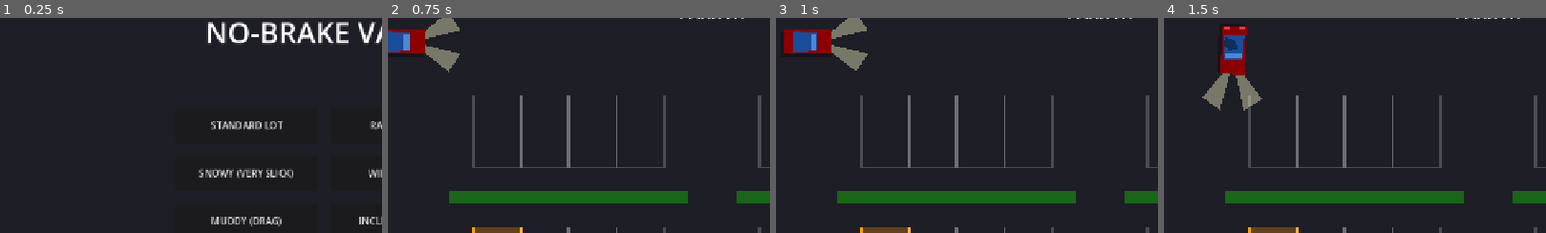
Above: before the commit, frames 1-4 (left to right).
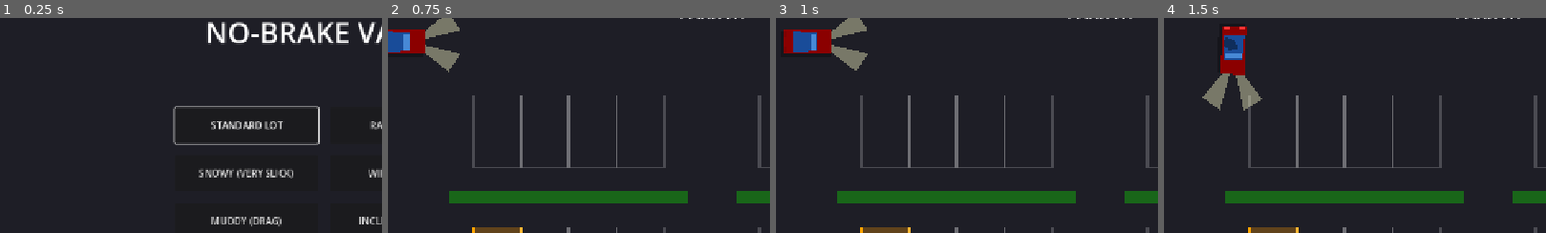
Above: after the commit, the same moments.

Repository: Craig653/Car2
Game: Godot game, scene res://scenes/menu.tscn
Same seed, same stepped clock (60 frames per second), same inputs: the game is played once before the commit and once after it.
Inputs:
- Up to frame 1 (0.25 s): no input
- Up to frame 2 (0.75 s): click "STANDARD LOT" at 0.5 s
- Up to frame 3 (1 s): no input
- Up to frame 4 (1.5 s): tap Enter (ui_accept) at 1.25 s; hold D (steer_right) from 1.28 s (still down); hold Shift (drift) from 1.28 s (still down)
The pictures show only the part of the screen within x 8-58%, y 8-58%; the shares and areas given below are measured in that part.

The runs differ from the first frame. In frame 1, 0.5% of the frame differs, in the area x 45-84%, y 40-60%; in frame 2, nothing differs; in frame 3, nothing differs; in frame 4, nothing differs.

Commit message:
adding controller support

Diff:
--- a/project.godot
+++ b/project.godot
@@ -65,6 +65,13 @@
 "deadzone": 0.5,
 "events": [Object(InputEventKey,"resource_local_to_scene":false,"resource_name":"","device":0,"window_id":0,"alt_presse …(194 unchanged characters)…
 , Object(InputEventJoypadButton,"resource_local_to_scene":false,"resource_name":"","device":-1,"button_index":1,"pressure":0.0,"pressed":false,"script":null)
+, Object(InputEventJoypadMotion,"resource_local_to_scene":false,"resource_name":"","device":-1,"axis":5,"axis_value":1.0,"script":null)
+]
+}
+ui_accept={
+"deadzone": 0.5,
+"events": [Object(InputEventKey,"resource_local_to_scene":false,"resource_name":"","device":0,"window_id":0,"alt_pressed":false,"shift_pressed":false,"ctrl_pressed":false,"meta_pressed":false,"pressed":false,"keycode":0,"physical_keycode":4194309,"key_label":0,"unicode":0,"location":0,"echo":false,"script":null)
+, Object(InputEventJoypadButton,"resource_local_to_scene":false,"resource_name":"","device":-1,"button_index":0,"pressure":0.0,"pressed":false,"script":null)
 ]
 }
 
--- a/scripts/main.gd
+++ b/scripts/main.gd
@@ -70,7 +70,7 @@
 		get_tree().change_scene_to_file("res://scenes/menu.tscn")
 
 	if waiting_for_next:
-		if Input.is_action_just_pressed("interact") or Input.is_action_just_pressed("drift"):
+		if Input.is_action_just_pressed("interact") or Input.is_action_just_pressed("drift") or Input.is_action_just_pressed("ui_accept"):
 			if cars_parked_count >= cars_to_park:
 				if next_level_scene != "":
 					get_tree().change_scene_to_file(next_level_scene)
@@ -157,7 +157,7 @@
 		status_label.text = "PARKED!"
 		status_label.modulate = Color.GREEN
 	if instructions:
-		instructions.text = "WELL DONE! PRESS [SHIFT]"
+		instructions.text = "WELL DONE! PRESS [A / SHIFT]"
 		instructions.show()
 	_update_ui()
 
--- a/scripts/menu.gd
+++ b/scripts/menu.gd
@@ -1,6 +1,8 @@
 extends Control
 
 func _ready() -> void:
+	$Grid/Standard.grab_focus() # Enable controller navigation immediately
+
 	$Grid/Standard.pressed.connect(func(): _on_level_button_pressed("res://scenes/mega_lot.tscn"))
 	$Grid/Rain.pressed.connect(func(): _on_level_button_pressed("res://scenes/rain_lot.tscn"))
 	$Grid/Snow.pressed.connect(func(): _on_level_button_pressed("res://scenes/snow_lot.tscn"))
Not shown, changed: README.md
